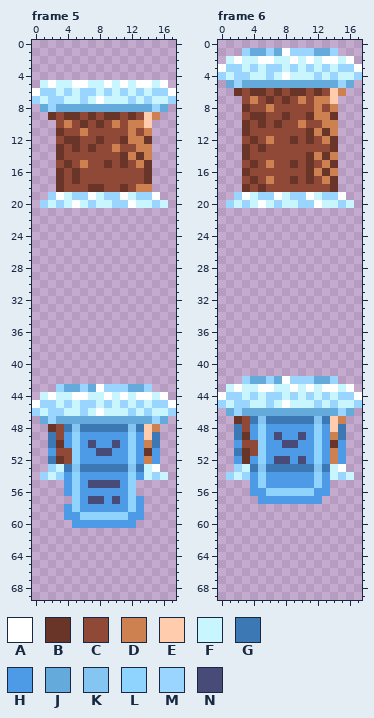
Edited in one commit: pixel-art file (Origins/Assets/Levels/Pedestal_hall/World_objects/ItemPedestal.aseprite). The picture above is the old version.
18x70 pixels, 17 frames. Shown: frame 5, frame 6. The old version is drawn lined up with the new one. The commit also changed other frames, which this record leaves out.
Visible layers, top first: "Opening", "Activation".
Palette (. is transparent): A #ffffff  B #693528  C #914937  D #cd8050  E #ffcdae  F #c9f5ff  G #3c78b3  H #4d9be6  J #64abdc  K #84c6f1  L #8fd3ff  M #99d5ff  N #484a77
Pixels before, frame 5, first column x 0:
 5 .FAFFAAFFAFAFAAFA.
 6 AMMFMFMMFMFMFMFMMA
 7 MFMMFFMFAFFFMFMFFM
 8 .JMJJJJJJJJJJJJMJ.
 9 ..BCBBCBCBBCBCED..
10 ...CDCBCBCDCDDE...
11 ...BCCDCCCCCDCD...
12 ...CBBCCBCCBDDB...
13 ...BCBCBCCDCCDD...
14 ...BCCCCCCCBDBD...
15 ...CBCDCCBCBCDB...
16 ...BCBCCCCCCCCB...
17 ...BCBCCCCCCCCB...
18 ...BCCCBBCCBCDD...
19 ..MAFMMAFMMAFMMA..
20 .MFMFAFMFFMMAFFMF.
21 ..................
22 ..................
23 ..................
24 ..................
25 ..................
26 ..................
27 ..................
28 ..................
29 ..................
30 ..................
31 ..................
32 ..................
33 ..................
34 ..................
35 ..................
36 ..................
37 ..................
38 ..................
39 ..................
40 ..................
41 ..................
42 ..................
43 ...MJJMJAMMMJJM...
44 .FAFFAAFFAFAFAAFA.
45 AMMFMFMMFMFMFMFMMA
46 MFMMFFMFAFFFMFMFFM
47 .JMJJJJJJJJJJJJMJ.
48 ..BCGKGGGGGGKGED..
49 ..GCHLHHHHHHLHEG..
50 ..GBHLHNHHNHLHDG..
51 ..HCCLHHNNHHLHBH..
52 ..GBCLHHHHHHLHDH..
53 ..MFGKGGGGGGKGFA..
54 .MFMHLHHHHHHLHFMF.
55 ....HLHNNNNHL.....
56 ....HLHHHHHHL.....
57 .....LHNNHNHLH....
58 ....HLHHHHHHLH....
59 ....HHLLLLLLHH....
60 .....HHHHHHHH.....
Pixels before, frame 6, first column x 0:
 1 ...MJJMJAMMMJJM...
 2 .FAFFAAFFAFAFAAFA.
 3 AMMFMFMMFMFMFMFMMA
 4 MFMMFFMFAFFFMFMFFM
 5 .JMJJJJJJJJJJJJMJ.
 6 ..BCBBCBCBBCBCED..
 7 ...CDCBCBCDCDDE...
 8 ...BCCDCCCCCDCD...
 9 ...CBBCCBCCBDDB...
10 ...BCBCBCCDCCDD...
11 ...BCCCCCCCBDBD...
12 ...CBCDCCBCBCDB...
13 ...BCBCCCCCCCCB...
14 ...BCCCCCCCBDBD...
15 ...CBCDCCBCBCDB...
16 ...BCCCCCCCBDBD...
17 ...CBCDCCBCBCDB...
18 ...BCBCCCCCCCCB...
19 ..MAFMMAFMMAFMMA..
20 .MFMFAFMFFMMAFFMF.
21 ..................
22 ..................
23 ..................
24 ..................
25 ..................
26 ..................
27 ..................
28 ..................
29 ..................
30 ..................
31 ..................
32 ..................
33 ..................
34 ..................
35 ..................
36 ..................
37 ..................
38 ..................
39 ..................
40 ..................
41 ..................
42 ...MJJMJAMMMJJM...
43 .FAFFAAFFAFAFAAFA.
44 AMMFMFMMFMFMFMFMMA
45 MFMMFFMFAFFFMFMFFM
46 .JMJJJJJJJJJJJJMJ.
47 ..BCGKGGGGGGKGED..
48 ..GCHLHHHHHHLHEG..
49 ..GBHLHNHHNHLHDG..
50 ..HCCLHHNNHHLHBH..
51 ..GBCLHHHHHHLHDH..
52 ..HBHLHNNHNHLHDH..
53 ..MFGKGGGGGGKGFA..
54 .MFMHLHHHHHHLHFMF.
55 ....HLHHHHHHLH....
56 ....HHLLLLLLHH....
57 .....HHHHHHHH.....
The same view after the edit:
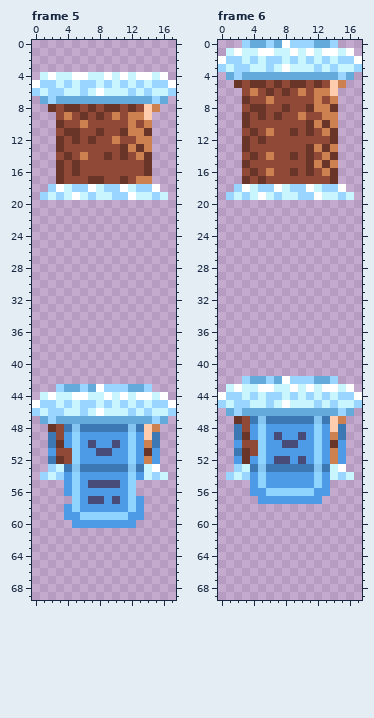
Edits made:
whole drawing moved by +0,+1 (the old picture is shown already moved)
Frame 5:
y 4: x 1..16 ................ -> FAFFAAFFAFAFAAFA
y 5: x 0..2 .FA -> AMM; x 4..7 FAAF -> MFMM; x 9 A -> M; x 11 A -> M; x 13..17 AAFA. -> MFMMA
y 6: x 0..1 AM -> MF; x 3..4 FM -> MF; x 7..9 MFM -> FAF; x 11..17 MFMFMMA -> FMFMFFM
y 7: x 0..1 MF -> .J; x 3..17 MFFMFAFFFMFMFFM -> JJJJJJJJJJJJMJ.
y 8: x 1..16 JMJJJJJJJJJJJJMJ -> .BCBBCBCBBCBCED.
y 9: x 2 B -> .; x 4..10 BBCBCBB -> DCBCBCD; x 12..13 BC -> DD; x 15 D -> .
y 10: x 3..4 CD -> BC; x 6 B -> D; x 8 B -> C; x 10 D -> C; x 13..14 DE -> CD
y 11: x 3..6 BCCD -> CBBC; x 8 C -> B; x 11 C -> B; x 13..14 CD -> DB
y 12: x 3..4 CB -> BC; x 7..8 CB -> BC; x 10..12 CBD -> DCC; x 14 B -> D
y 13: x 5 B -> C; x 7 B -> C; x 10..13 DCCD -> CBDB
y 14: x 3..4 BC -> CB; x 6 C -> D; x 9 C -> B; x 12..14 DBD -> CDB
y 15: x 3..6 CBCD -> BCBC; x 9 B -> C; x 11 B -> C; x 13 D -> C
y 17: x 5 B -> C; x 7..8 CC -> BB; x 11 C -> B; x 13..14 CB -> DD
y 18: x 2..15 .BCCCBBCCBCDD. -> MAFMMAFMMAFMMA
y 19: x 1..3 .MA -> MFM; x 5..7 MMA -> AFM; x 9 M -> F; x 11..16 AFMMA. -> MAFFMF
y 20: x 1..16 MFMFAFMFFMMAFFMF -> ................
Frame 6:
y 0: x 3..14 ............ -> MJJMJAMMMJJM
y 1: x 1..16 ..MJJMJAMMMJJM.. -> FAFFAAFFAFAFAAFA
y 2: x 0..2 .FA -> AMM; x 4..7 FAAF -> MFMM; x 9 A -> M; x 11 A -> M; x 13..17 AAFA. -> MFMMA
y 3: x 0..1 AM -> MF; x 3..4 FM -> MF; x 7..9 MFM -> FAF; x 11..17 MFMFMMA -> FMFMFFM
y 4: x 0..1 MF -> .J; x 3..17 MFFMFAFFFMFMFFM -> JJJJJJJJJJJJMJ.
y 5: x 1..16 JMJJJJJJJJJJJJMJ -> .BCBBCBCBBCBCED.
y 6: x 2 B -> .; x 4..10 BBCBCBB -> DCBCBCD; x 12..13 BC -> DD; x 15 D -> .
y 7: x 3..4 CD -> BC; x 6 B -> D; x 8 B -> C; x 10 D -> C; x 13..14 DE -> CD
y 8: x 3..6 BCCD -> CBBC; x 8 C -> B; x 11 C -> B; x 13..14 CD -> DB
y 9: x 3..4 CB -> BC; x 7..8 CB -> BC; x 10..12 CBD -> DCC; x 14 B -> D
y 10: x 5 B -> C; x 7 B -> C; x 10..13 DCCD -> CBDB
y 11: x 3..4 BC -> CB; x 6 C -> D; x 9 C -> B; x 12..14 DBD -> CDB
y 12: x 3..6 CBCD -> BCBC; x 9 B -> C; x 11 B -> C; x 13 D -> C
y 13: x 5 B -> C; x 11..14 CCCB -> BDBD
y 14: x 3..4 BC -> CB; x 6 C -> D; x 9 C -> B; x 12..14 DBD -> CDB
y 15: x 3..4 CB -> BC; x 6 D -> C; x 9 B -> C; x 12..14 CDB -> DBD
y 16: x 3..4 BC -> CB; x 6 C -> D; x 9 C -> B; x 12..14 DBD -> CDB
y 17: x 3..6 CBCD -> BCBC; x 9 B -> C; x 11 B -> C; x 13 D -> C
y 18: x 2..15 .BCBCCCCCCCCB. -> MAFMMAFMMAFMMA
y 19: x 1..3 .MA -> MFM; x 5..7 MMA -> AFM; x 9 M -> F; x 11..16 AFMMA. -> MAFFMF
y 20: x 1..16 MFMFAFMFFMMAFFMF -> ................
Where, in picture pixels (left, top, right, bottom), the same in both pictures:
changed: (32, 72, 176, 208)
changed: (218, 40, 362, 208)
